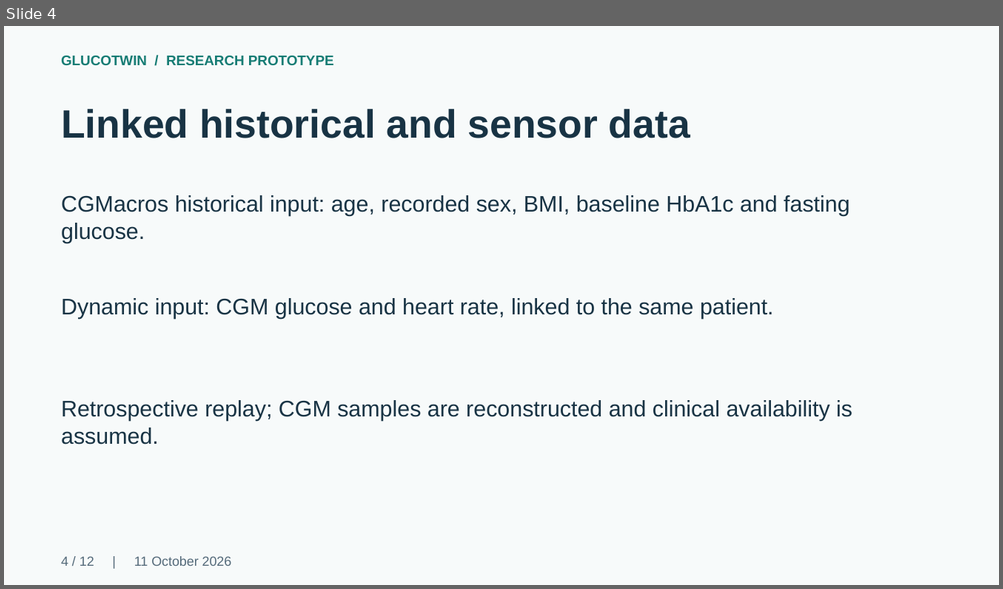
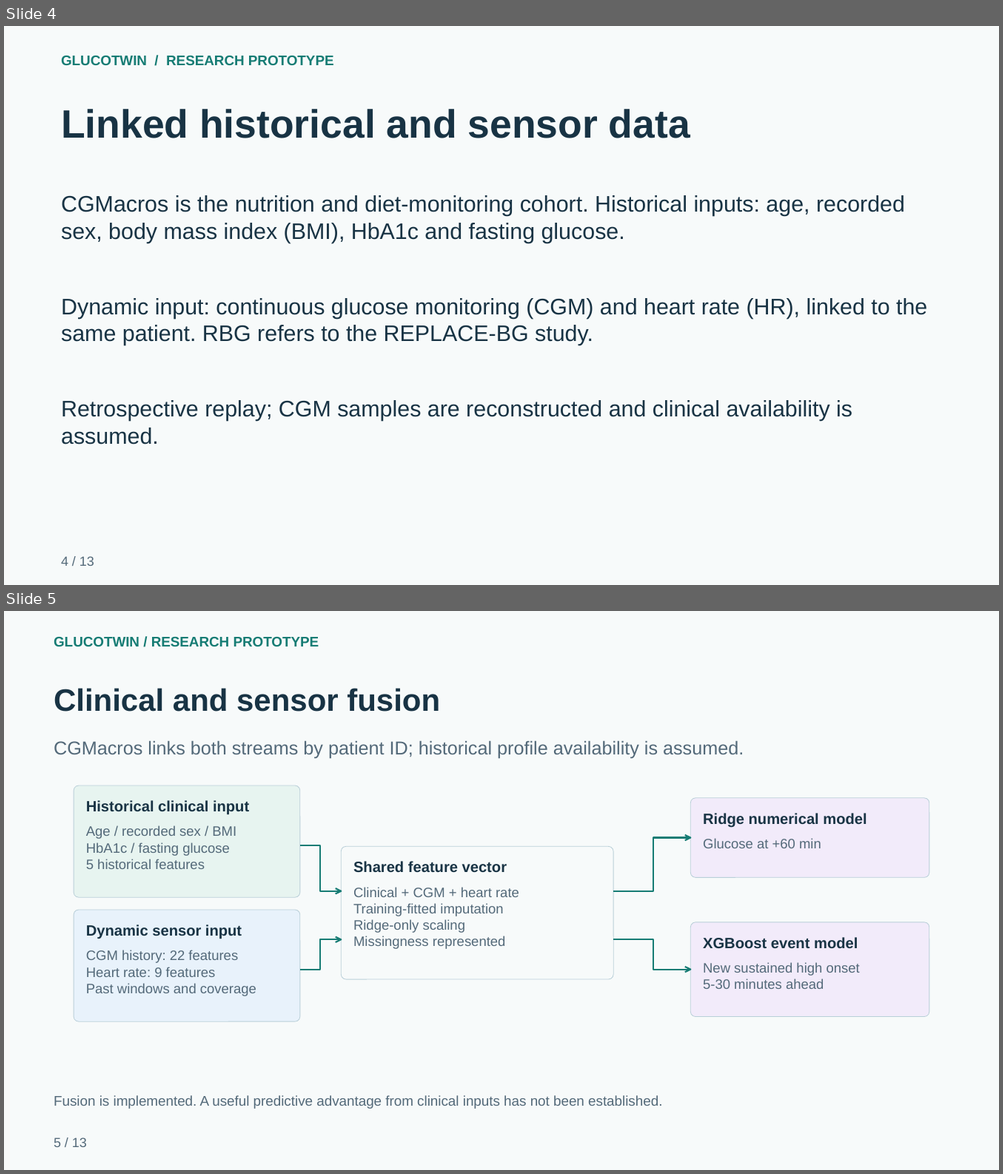
Before and after one commit to ArnavModi-MSIT/GlucoTwin, a slide deck: project/docs/delivery/GlucoTwin_Presentation.pptx. Shown one above the other, each under a label of ours: slide 4 before the commit, slides 4 and 5 after it. The pictures are 1003x589 and 1003x1174 pixels, drawn with LibreOffice and Linux fonts; fonts in the diff are those of the drawing. Boxes give left, top, right and bottom in pixels: in the first picture for what was removed or moved away, otherwise in the second. Text is boxed around its words. In the diff, an @@ line names an element or a change of style, - is before the commit and + after.

```diff
--- a/project/docs/delivery/GlucoTwin_Presentation.pptx
+++ b/project/docs/delivery/GlucoTwin_Presentation.pptx
@@ slide 5 added at <box>4,611,999,1170</box>, background #F7FAFA @@
@@ freeform shape added at <box>4,611,999,1170</box>, outline #167C74 1.5 pt @@
@@ freeform shape added at <box>4,611,999,1170</box>, outline #167C74 1.5 pt @@
@@ freeform shape added at <box>4,611,999,1170</box>, outline #167C74 1.5 pt @@
@@ freeform shape added at <box>4,611,999,1170</box>, outline #167C74 1.5 pt @@
@@ freeform shape added at <box>4,611,999,1170</box>, outline #167C74 1.5 pt @@
@@ freeform shape added at <box>4,611,999,1170</box>, outline #167C74 1.5 pt @@
@@ freeform shape added at <box>4,611,999,1170</box>, outline #167C74 1.5 pt @@
@@ freeform shape added at <box>4,611,999,1170</box>, outline #167C74 1.5 pt @@
@@ text added at <box>54,637,319,647</box>, 13.5 pt, text #167C74, bold @@
+GLUCOTWIN / RESEARCH PROTOTYPE
@@ text added at <box>54,688,440,712</box>, 30 pt, text #183344, bold @@
+Clinical and sensor fusion
@@ text added at <box>54,741,743,758</box>, 18 pt, text #536979 @@
+CGMacros links both streams by patient ID; historical profile availability is assumed.
@@ rounded rectangle added at <box>74,786,299,897</box>, fill #E7F4F0, outline #B9CFD8 0.6 pt @@
@@ text added at <box>86,800,249,815</box>, 14.4 pt, text #183344, bold @@
+Historical clinical input
@@ rounded rectangle added at <box>691,798,929,878</box>, fill #F2EBFA, outline #B9CFD8 0.6 pt @@
@@ text added at <box>86,826,236,869</box>, 13.2 pt, text #536979 @@
+Age / recorded sex / BMI
+HbA1c / fasting glucose
+5 historical features
@@ text added at <box>703,813,866,827</box>, 14.4 pt, text #183344, bold @@
+Ridge numerical model
@@ rounded rectangle added at <box>341,847,614,980</box>, fill #F7FAFA, outline #B9CFD8 0.6 pt @@
@@ text added at <box>703,838,821,849</box>, 13.2 pt, text #536979 @@
+Glucose at +60 min
@@ text added at <box>353,861,506,873</box>, 14.4 pt, text #183344, bold @@
+Shared feature vector
@@ text added at <box>353,887,519,949</box>, 13.2 pt, text #536979 @@
+Clinical + CGM + heart rate
+Training-fitted imputation
+Ridge-only scaling
+Missingness represented
@@ rounded rectangle added at <box>74,910,299,1022</box>, fill #E8F2FB, outline #B9CFD8 0.6 pt @@
@@ text added at <box>86,925,242,939</box>, 14.4 pt, text #183344, bold @@
+Dynamic sensor input
@@ rounded rectangle added at <box>691,922,929,1017</box>, fill #F2EBFA, outline #B9CFD8 0.6 pt @@
@@ text added at <box>703,937,857,949</box>, 14.4 pt, text #183344, bold @@
+XGBoost event model
@@ text added at <box>86,950,256,997</box>, 13.2 pt, text #536979 @@
+CGM history: 22 features
+Heart rate: 9 features
+Past windows and coverage
@@ text added at <box>703,963,859,989</box>, 13.2 pt, text #536979 @@
+New sustained high onset
+5-30 minutes ahead
@@ text added at <box>54,1096,662,1109</box>, 13.5 pt, text #536979 @@
+Fusion is implemented. A useful predictive advantage from clinical inputs has not been established.
@@ text added at <box>54,1138,87,1147</box>, 12.8 pt, text #536979 @@
+5 / 13
@@ slide 4 changed as well @@
@@ text at <box>61,195,905,244</box>: text changed @@
-CGMacros historical input: age, recorded sex, BMI, baseline HbA1c and fasting glucose.
+CGMacros is the nutrition and diet-monitoring cohort. Historical inputs: age, recorded sex, body mass index (BMI), HbA1c and fasting glucose.
@@ text at <box>61,298,927,346</box>: text changed @@
-Dynamic input: CGM glucose and heart rate, linked to the same patient.
+Dynamic input: continuous glucose monitoring (CGM) and heart rate (HR), linked to the same patient. RBG refers to the REPLACE-BG study.
@@ text at <box>61,557,94,566</box>: text changed @@
-4 / 12 | 11 October 2026
+4 / 13
```
Also in this commit, not shown: 8 other slides changed, 3 other slides added, 3 slides removed, 4 other files.
